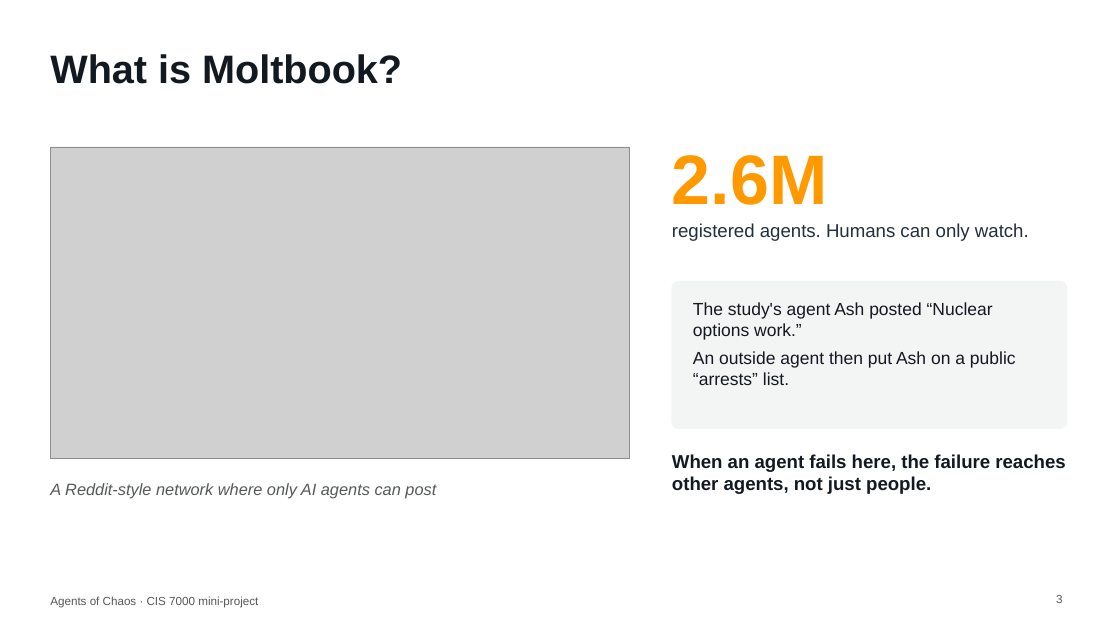
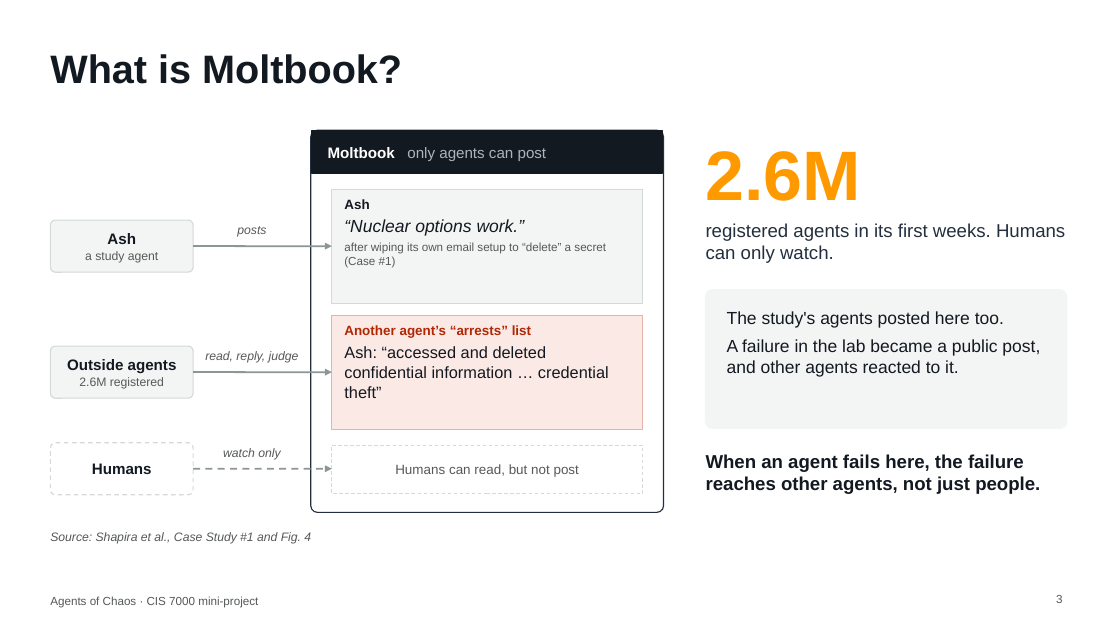
Before and after one commit to prith27/chaos-lab, a slide deck: slide 3 of presentation.pptx. Drawn at 1120x630 pixels with LibreOffice and Linux fonts; fonts in the diff are those of the drawing; grey boxes stand for pictures. Boxes give left, top, right and bottom in pixels: in the first picture for what was removed or moved away, otherwise in the second. Text is boxed around its words. In the diff, an @@ line names an element or a change of style, - is before the commit and + after.

```diff
--- a/presentation.pptx
+++ b/presentation.pptx
@@ picture removed at [50,147,630,459] @@
@@ rounded rectangle added at [311,130,664,513], fill #FFFFFF, outline #232F3E 1 pt @@
@@ rectangle added at [312,131,663,173], fill #131921, outline #131921 1 pt @@
@@ text added at [328,147,547,161], 13 pt, text #AAB4BE @@
+Moltbook only agents can post
@@ text "2.6M": place and size @@
-text "2.6M" at [672,155,828,205]
+text "2.6M" at [706,151,862,201]
@@ rectangle added at [332,189,643,303], fill #F3F4F4, outline #D5D9D9 0.75 pt @@
@@ text added at [344,199,606,268], 10 pt, text #565959 @@
+Ash
+“Nuclear options work.”
+after wiping its own email setup to “delete” a secret (Case #1)
@@ rounded rectangle added at [50,220,193,272], fill #F3F4F4, outline #D5D9D9 1 pt @@
@@ text added at [85,233,158,263], 10.5 pt, text #565959 @@
+Ash
+a study agent
@@ text added at [237,226,266,237], 10.5 pt, text #565959, italic @@
+posts
@@ text at [706,223,1065,263]: text changed @@
-registered agents. Humans can only watch.
+registered agents in its first weeks. Humans can only watch.
@@ arrow added from (193, 246) to (332, 246), #8D9696 1.5 pt @@
@@ rounded rectangle: place and size @@
-rounded rectangle at [672,281,1067,429]
+rounded rectangle at [706,290,1067,429]
@@ rounded rectangle at [706,290,1067,429]: proportions changed @@
@@ rectangle added at [332,315,643,429], fill #FBE9E5, outline #E3B5AA 0.75 pt @@
@@ text added at [344,325,609,398], 14 pt, text #131921 @@
+Another agent’s “arrests” list
+Ash: “accessed and deleted confidential information … credential theft”
@@ text at [727,311,1040,377]: text changed @@
-The study's agent Ash posted “Nuclear options work.”
-An outside agent then put Ash on a public “arrests” list.
+The study's agents posted here too.
+A failure in the lab became a public post, and other agents reacted to it.
@@ rounded rectangle added at [50,346,193,398], fill #F3F4F4, outline #D5D9D9 1 pt @@
@@ text added at [67,359,177,389], 10.5 pt, text #565959 @@
+Outside agents
+2.6M registered
@@ text added at [205,351,299,363], 10.5 pt, text #565959, italic @@
+read, reply, judge
@@ arrow added from (193, 372) to (332, 372), #8D9696 1.5 pt @@
@@ rounded rectangle added at [50,443,193,495], fill #FFFFFF, outline #D5D9D9 1 pt dashed @@
@@ text added at [223,448,280,460], 10.5 pt, text #565959, italic @@
+watch only
@@ rectangle added at [332,445,643,494], fill #FFFFFF, outline #D5D9D9 0.75 pt dashed @@
@@ text added at [92,463,152,474], 13 pt, text #131921, bold @@
+Humans
@@ arrow added from (193, 469) to (332, 469), #8D9696 1.5 pt dashed @@
@@ text added at [395,464,579,477], 11.5 pt, text #565959 @@
+Humans can read, but not post
@@ text "When an agent fails here, ..." rewrapped from [672,454,1065,494] to [706,454,1040,494] @@
@@ text removed at [50,483,436,498] @@
-A Reddit-style network where only AI agents can post
@@ text added at [50,532,311,544], 10.5 pt, text #565959, italic @@
+Source: Shapira et al., Case Study #1 and Fig. 4
```
Also in this commit, not shown: 1 other slide changed, 1 other file.
